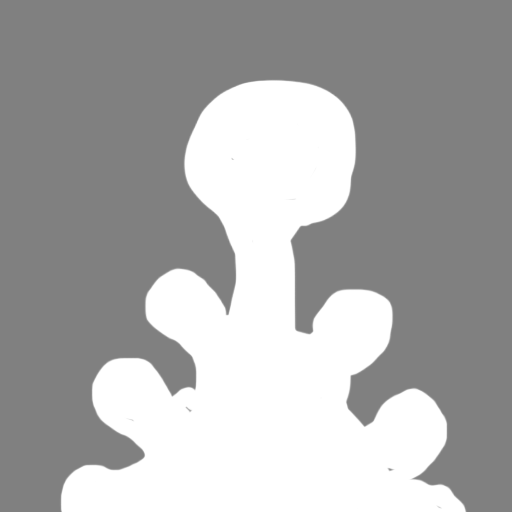
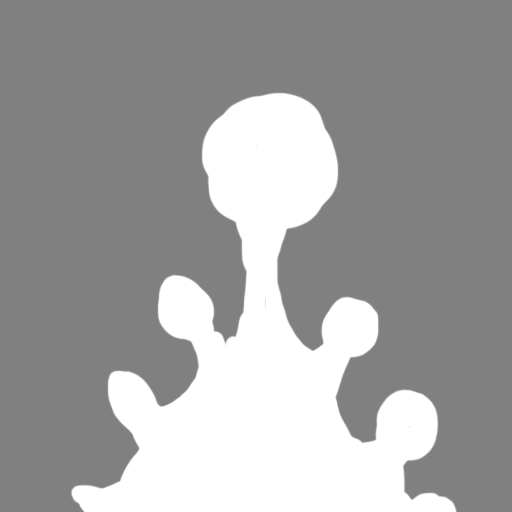
Layers edited between the first and the second (512, 512) image:
hid "Calque 16" over [left=60, top=79, right=467, bottom=512]
showed "Calque 15" over [left=70, top=92, right=458, bottom=512]
